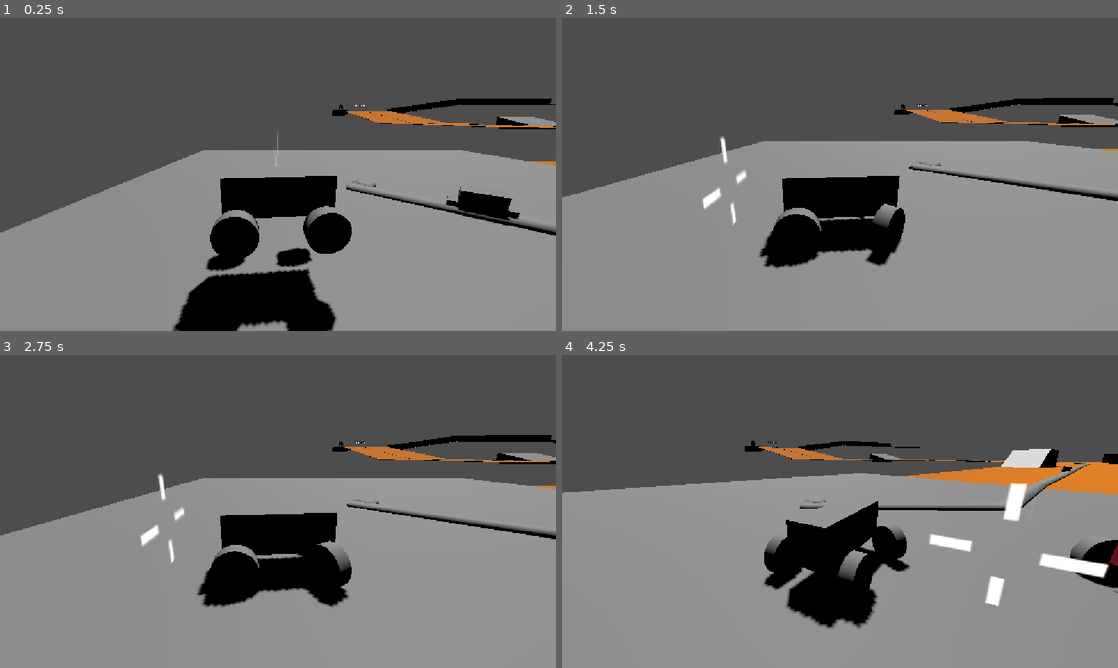
Above: before the commit, frames 1-4 (two rows, left to right).
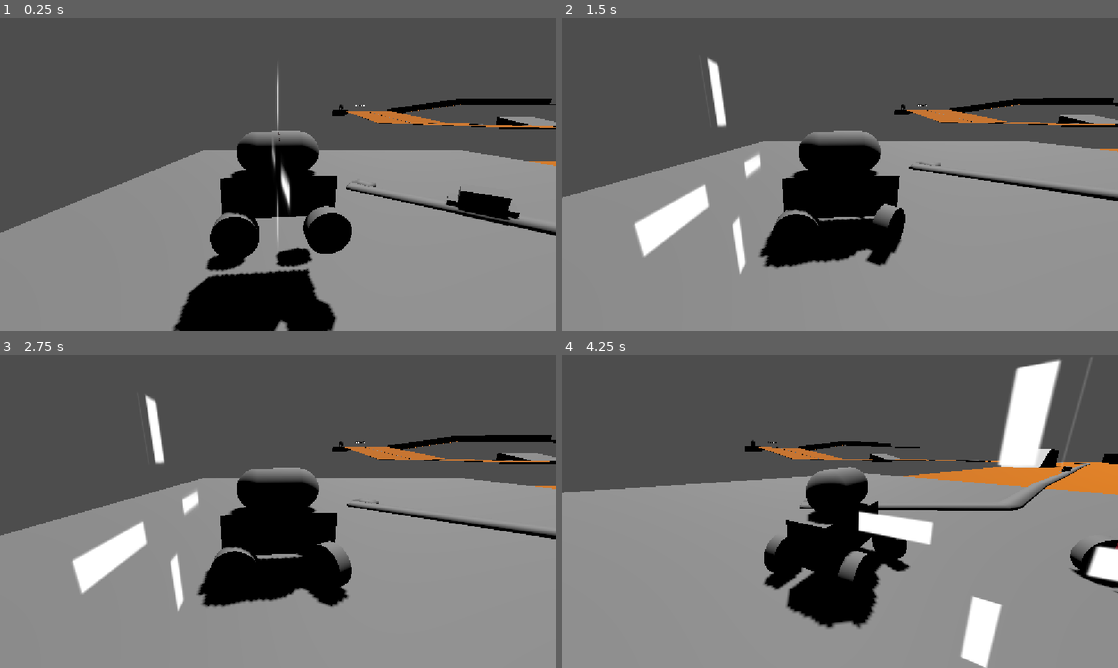
Above: after the commit, the same moments.

Repository: MauroEscalante-Hub/Linea-San-Gnomo
Game: Godot game, scene res://Escenas/grayboxing/grayboxing_escenario1.tscn
Two runs of this game, one before a commit and one after it. Both use one fixed random seed, a clock stepped at 60 frames per second and the inputs below.
Inputs (mouse positions are in pixels of both pictures, inside the frame that each line leads up to):
- Up to frame 1 (0.25 s): no input
- Up to frame 2 (1.5 s): move the mouse to (962, 158) at 0.52 s; hold D (derecha) 0.53-1.28 s; click (962, 158) at 0.6 s; move the mouse to (728, 190) at 1.27 s; hold A (izquierda) from 1.28 s (still down); right-click (728, 190) at 1.35 s
- Up to frame 3 (2.75 s): click (166, 527) at 1.55 s; move the mouse to (333, 442) at 2.02 s; release A (izquierda) at 2.03 s; hold D (derecha) from 2.03 s (still down); tap E (cambiar_de_auto) at 2.1 s; click (333, 442) at 2.3 s
- Up to frame 4 (4.25 s): move the mouse to (812, 574) at 2.77 s; release D (derecha) at 2.78 s; hold W (avanzar) 2.78-3.53 s; click (812, 574) at 2.85 s; move the mouse to (1006, 558) at 3.52 s; hold A (izquierda) from 3.53 s (still down); tap S (frenar) at 3.6 s; click (1006, 558) at 3.8 s

The runs differ from the first frame. In frame 1, 2.3% of the frame differs, in the area x 39-58%, y 15-100%; in frame 2, 4.6%; in frame 3, 4.6%; in frame 4, 7.9%, in the area x 43-100%, y 0-100%.

Commit message:
disparar hacia donde apunta la mirilla
ahora el jugador puede disparar a donde apunte la mirilla por el mouse

Diff:
--- a/Escenas/jugador/jugador.tscn
+++ b/Escenas/jugador/jugador.tscn
@@ -111,4 +111,5 @@
 player = NodePath("..")
 
 [node name="Arma_de_jugador" parent="." unique_id=396609384 node_paths=PackedStringArray("player") instance=ExtResource("9_mnegl")]
+transform = Transform3D(1, 0, 0, 0, 1, 0, 0, 0, 1, 0, 0.9907079, 0)
 player = NodePath("..")
--- a/escenas/componentes/arma/arma.gd
+++ b/escenas/componentes/arma/arma.gd
@@ -7,6 +7,7 @@
 @onready var area = $Area3D
 var activa: bool
 var puede_disparar := true
+@onready var mesh_instance_3d = $MeshInstance3D
 
 func _ready() -> void:
 	if player == null and get_parent() is VehicleBody3D:
--- a/escenas/componentes/arma/arma_de_jugador.gd
+++ b/escenas/componentes/arma/arma_de_jugador.gd
@@ -30,3 +30,12 @@
 
 	if posicion_mira:
 		sprite_mira.global_position = posicion_mira
+
+	if Input.is_action_just_pressed("dispararbalas"):
+		disparo()
+
+func disparo():
+	var balita = balas.instantiate()
+	get_tree().current_scene.add_child(balita)
+	balita.global_position = global_position
+	balita.direccion = (sprite_mira.global_position - global_position).normalized()
